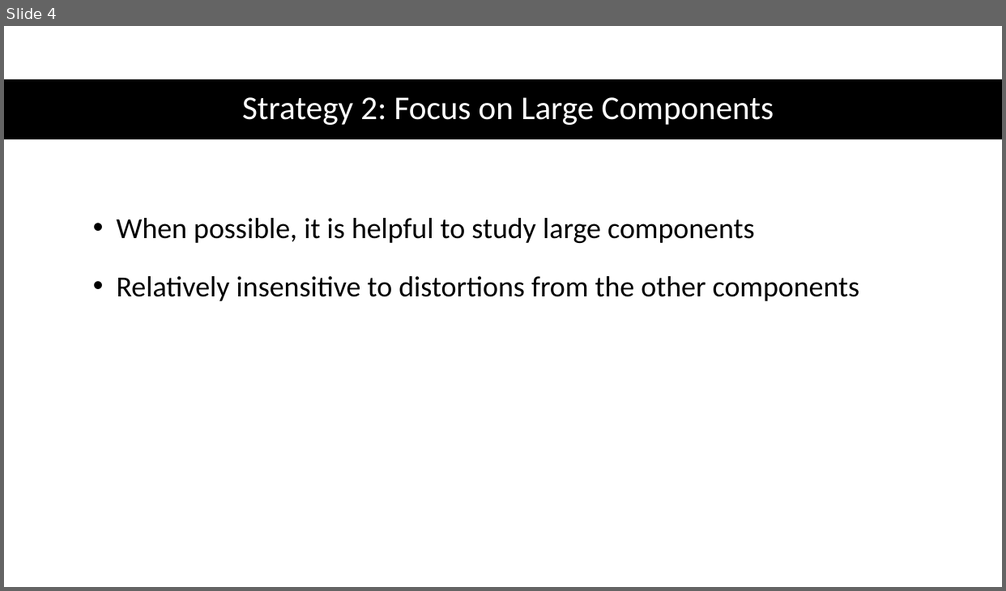
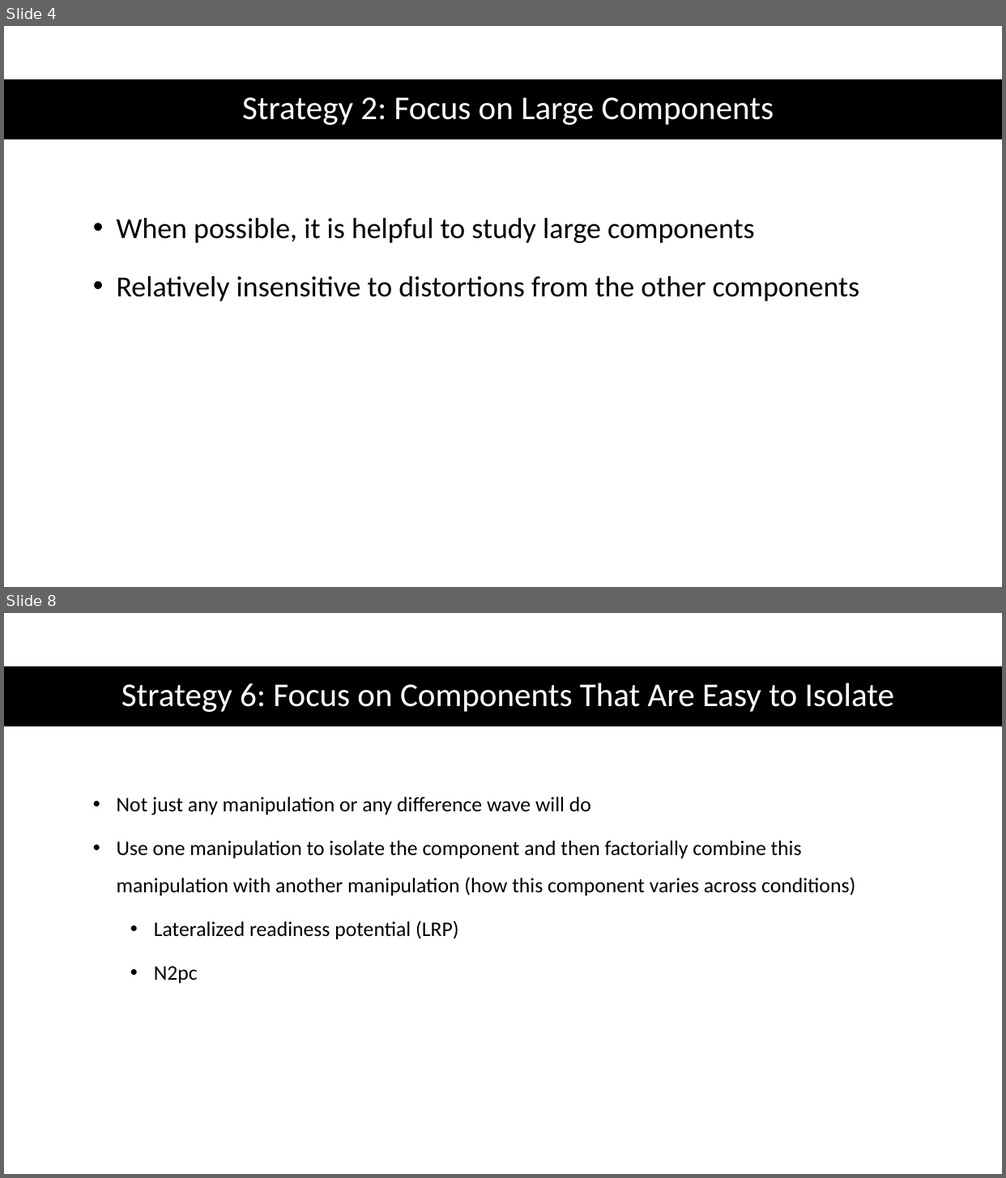
Before and after one commit to clararhee/summer-study, a slide deck: summer-study/EEG/ppt/Chapter4_part1.pptx. Shown one above the other, each under a label of ours: slide 4 before the commit, slides 4 and 8 after it; the slides between them are not shown. The pictures are 1006x591 and 1006x1178 pixels, drawn with LibreOffice and Linux fonts; fonts in the diff are those of the drawing. Boxes give left, top, right and bottom in pixels: in the first picture for what was removed or moved away, otherwise in the second. Text is boxed around its words. In the diff, an @@ line names an element or a change of style, - is before the commit and + after.

```diff
--- a/summer-study/EEG/ppt/Chapter4_part1.pptx
+++ b/summer-study/EEG/ppt/Chapter4_part1.pptx
@@ slide 8 added at [4, 613, 1002, 1174], background #FFFFFF @@
@@ rectangle added at [4, 666, 1002, 726], fill #000000 @@
@@ title added at [121, 683, 894, 712], 32 pt, text #FFFFFF @@
+Strategy 6: Focus on Components That Are Easy to Isolate
@@ text added at [117, 797, 855, 983], 20 pt, text #000000 @@
+• Not just any manipulation or any difference wave will do
+• Use one manipulation to isolate the component and then factorially combine this manipulation with another manipulation (how this component varies across conditions)
+  • Lateralized readiness potential (LRP)
+  • N2pc
```
Also in this commit, not shown: 1 slide changed, 2 other slides added.
